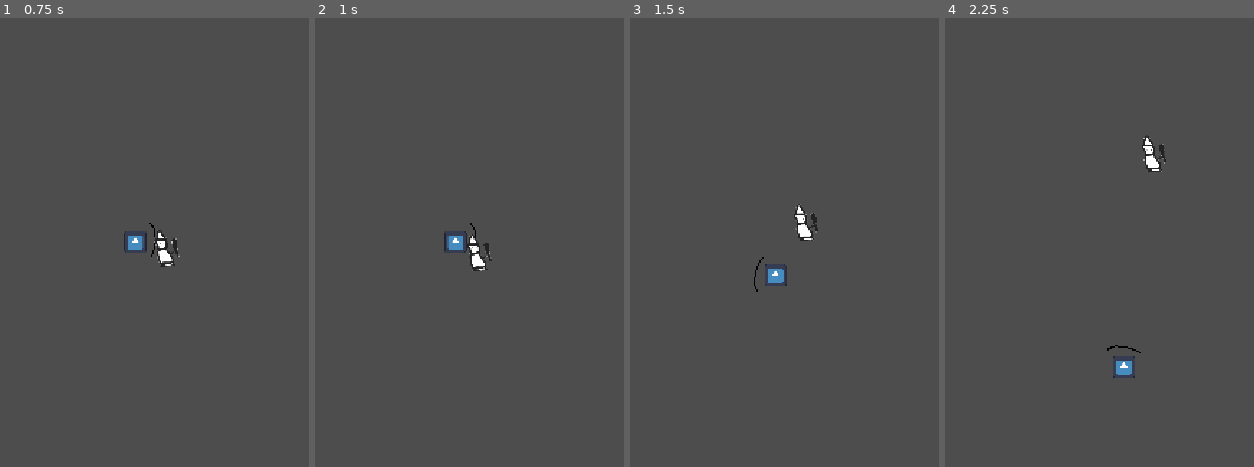
Above: before the commit, frames 1-4 (left to right).
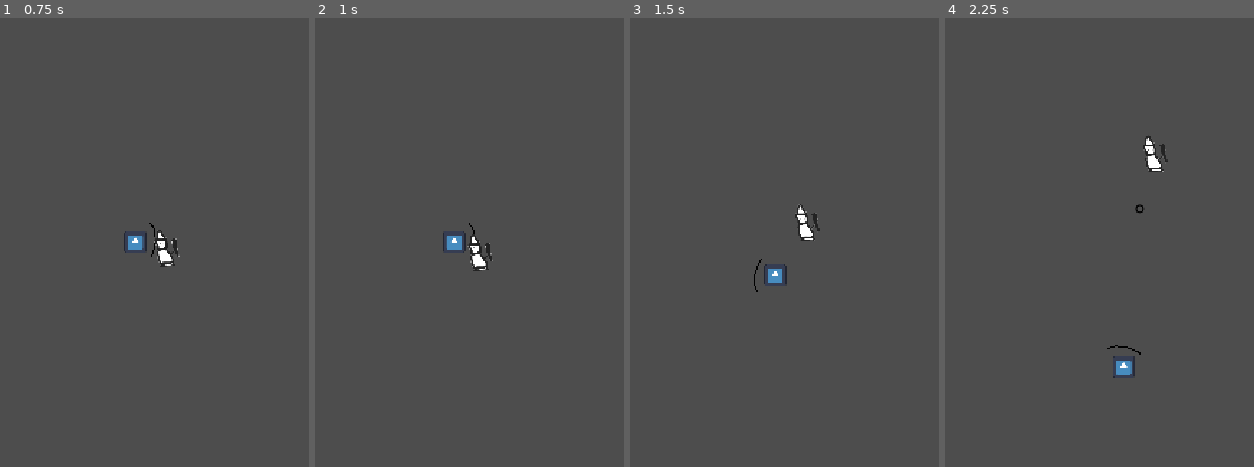
Above: after the commit, the same moments.

Repository: Tylerr-D/bonc
Game: Godot game, scene res://main.tscn
The game is run twice, just before and just after one commit, with the same random seed, the same clock (stepped at 60 frames per second) and the same inputs. The engine's default icon, where the game draws it, is replaced by a stand-in: a white triangle on a blue panel in a dark square.
Inputs (mouse positions are in pixels of both pictures, inside the frame that each line leads up to):
- Up to frame 1 (0.75 s): move the mouse to (278, 220) at 0.52 s; hold D (move_right) from 0.53 s (still down)
- Up to frame 2 (1 s): keep holding D (move_right)
- Up to frame 3 (1.5 s): move the mouse to (outside the picture) at 1.27 s; release D (move_right) at 1.28 s; hold S (move_down) from 1.28 s (still down)
- Up to frame 4 (2.25 s): move the mouse to (1127, 143) at 2.02 s; release S (move_down) at 2.03 s; hold D (move_right) from 2.03 s (still down)

Frame 1 is identical in both runs. In frame 2, 0.3% of the frame differs, in the area x 41-58%, y 45-57%; in frame 3, 0.2%; in frame 4, 0.3%.

Commit message:
shoots attack

Diff:
--- /dev/null
+++ b/ball.gd
@@ -0,0 +1,28 @@
+extends Node2D
+
+var direction = Vector2.ZERO
+var speed = 220
+var life = 5.0
+var bounce_time = 0.0
+
+func _draw():
+	draw_arc(Vector2.ZERO, 5, 0, TAU, 24, Color.BLACK, 2, true)
+
+func _physics_process(delta):
+	position += direction * speed * delta
+	bounce_time -= delta
+	if bounce_time <= 0:
+		var shield = get_parent().get_node("Player/ShieldPivot/Shield")
+		for i in range(shield.points.size() - 1):
+			var start = shield.to_global(shield.points[i])
+			var end = shield.to_global(shield.points[i + 1])
+			var closest = Geometry2D.get_closest_point_to_segment(global_position, start, end)
+			if global_position.distance_to(closest) <= 6:
+				var normal = (end - start).orthogonal().normalized()
+				direction = direction.bounce(normal)
+				global_position += direction * 7
+				bounce_time = 0.15
+				break
+	life -= delta
+	if life <= 0:
+		queue_free()
--- /dev/null
+++ b/ball.tscn
@@ -0,0 +1,6 @@
+[gd_scene load_steps=2 format=3]
+
+[ext_resource type="Script" path="res://ball.gd" id="1"]
+
+[node name="Ball" type="Node2D"]
+script = ExtResource("1")
--- a/enemy.gd
+++ b/enemy.gd
@@ -5,8 +5,18 @@
 var speed = 150
 var direction = Vector2.ZERO
 var time = 0.0
+var shoot_time = 2.0
+var ball_scene = preload("res://ball.tscn")
 
 func _physics_process(delta):
+	shoot_time -= delta
+	if shoot_time <= 0:
+		var ball = ball_scene.instantiate()
+		get_parent().add_child(ball)
+		ball.global_position = global_position + Vector2(16, -8)
+		ball.direction = (get_parent().get_node("Player").global_position - ball.global_position).normalized()
+		shoot_time = 2.0
+
 	time -= delta
 
 	if time <= 0:
--- a/enemy.tscn
+++ b/enemy.tscn
@@ -4,7 +4,7 @@
 [ext_resource type="Script" uid="uid://c767kqehm52q6" path="res://enemy.gd" id="1_4gyqm"]
 
 [sub_resource type="RectangleShape2D" id="RectangleShape2D_enemy"]
-size = Vector2(34, 52)
+size = Vector2(40, 60)
 
 [node name="Enemy" type="CharacterBody2D" unique_id=2122168939]
 script = ExtResource("1_4gyqm")
--- a/player.tscn
+++ b/player.tscn
@@ -14,6 +14,7 @@
 texture = ExtResource("2")
 
 [node name="CollisionShape2D" type="CollisionShape2D" parent="." unique_id=146804424]
+position = Vector2(-1, 0)
 shape = SubResource("RectangleShape2D_player")
 
 [node name="ShieldPivot" type="Node2D" parent="." unique_id=820856167]
Not shown, added: ball.gd.uid
